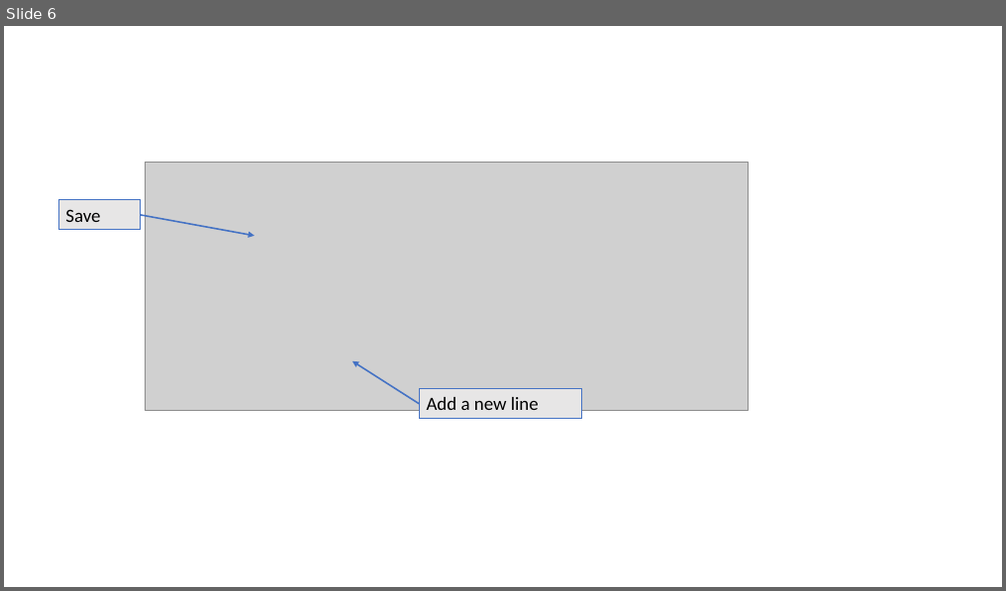
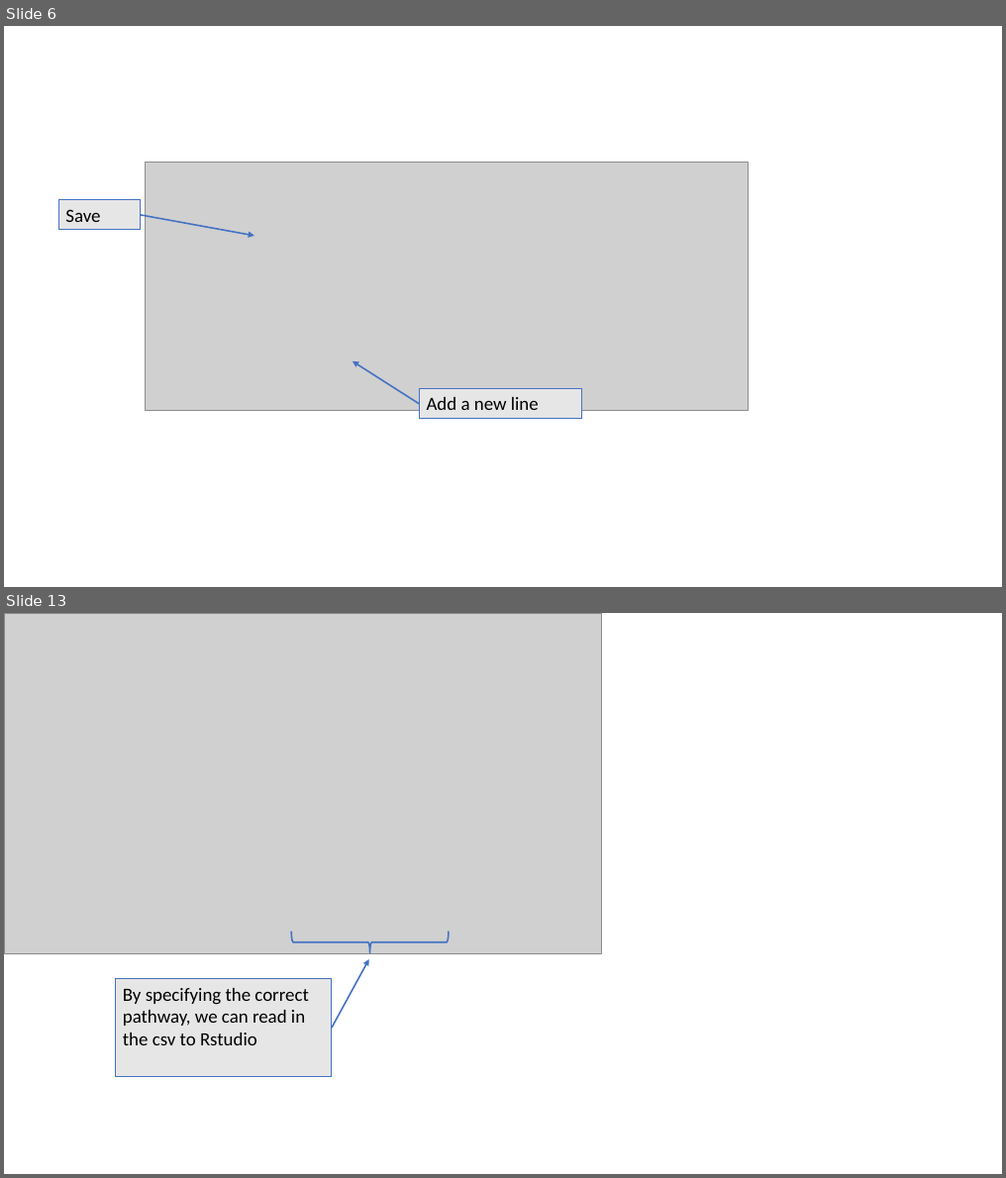
Before and after one commit to vgfield/Training-Development, a slide deck: Version Control.pptx. Shown one above the other, each under a label of ours: slide 6 before the commit, slides 6 and 13 after it; the slides between them are not shown. The pictures are 1006x591 and 1006x1178 pixels, drawn with LibreOffice and Linux fonts; fonts in the diff are those of the drawing; grey boxes stand for pictures. Boxes give left, top, right and bottom in pixels: in the first picture for what was removed or moved away, otherwise in the second. Text is boxed around its words. In the diff, an @@ line names an element or a change of style, - is before the commit and + after.

```diff
--- a/Version Control.pptx
+++ b/Version Control.pptx
@@ slide 13 added at (x1=4, y1=613, x2=1002, y2=1174), background #FFFFFF @@
@@ picture added at (x1=4, y1=613, x2=602, y2=954) @@
@@ left brace added at (x1=291, y1=931, x2=449, y2=954), outline #4472C4 1.5 pt @@
@@ arrow added from (332, 1029) to (369, 959), #4472C4 1.5 pt @@
@@ rectangle added at (x1=116, y1=979, x2=332, y2=1077), fill #E7E6E6, outline #4472C4 0.75 pt, 18 pt, text #000000 @@
+By specifying the correct pathway, we can read in the csv to Rstudio
```
Also in this commit, not shown: 7 other slides added, 3 other files.
